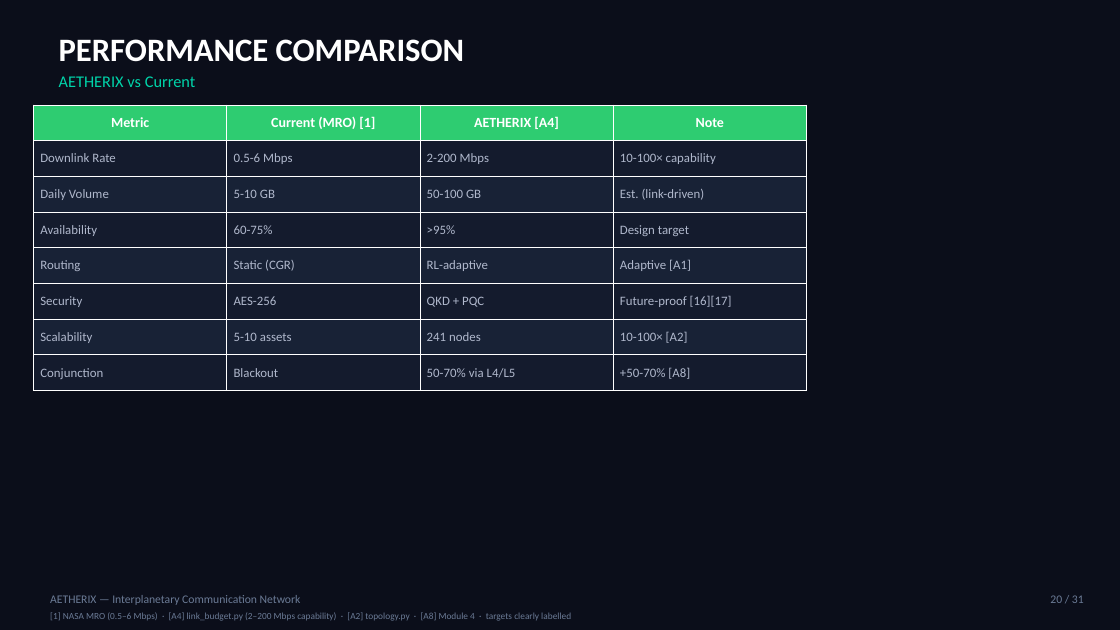
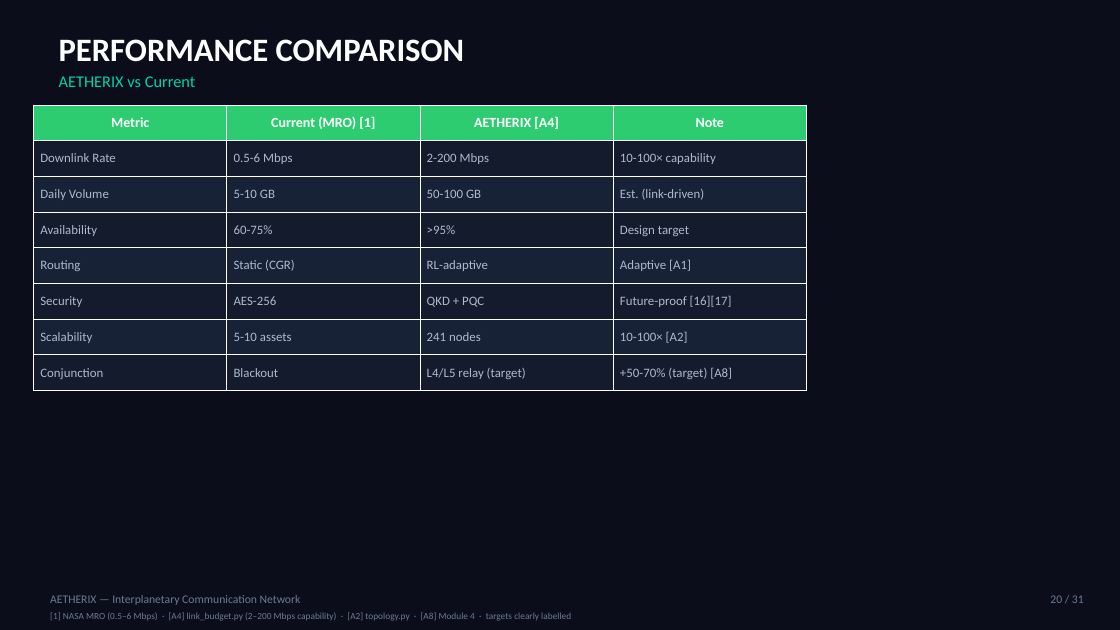
Before and after one commit to matx104/AETHERIX, a slide deck: slide 20 of docs/downloads/AETHERIX_Presentation_Compact.pptx. Drawn at 1120x630 pixels with LibreOffice and Linux fonts; fonts in the diff are those of the drawing. Boxes give left, top, right and bottom in pixels: in the first picture for what was removed or moved away, otherwise in the second. Text is boxed around its words. In the diff, an @@ line names an element or a change of style, - is before the commit and + after.

```diff
--- a/docs/downloads/AETHERIX_Presentation_Compact.pptx
+++ b/docs/downloads/AETHERIX_Presentation_Compact.pptx
@@ table at (34,105,807,391) @@
-row 8, column 3: 50-70% via L4/L5
+row 8, column 3: L4/L5 relay (target)
-row 8, column 4: +50-70% [A8]
+row 8, column 4: +50-70% (target) [A8]
```
Also in this commit, not shown: 5 other slides changed, 12 other files.
